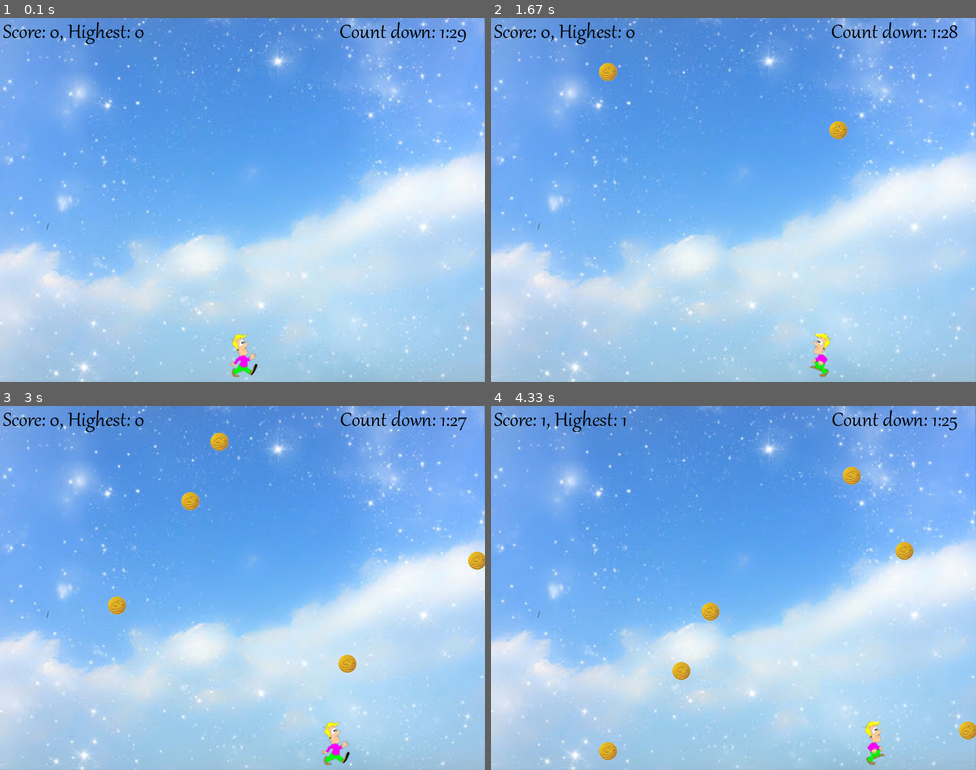
Above: before the commit, frames 1-4 (two rows, left to right).
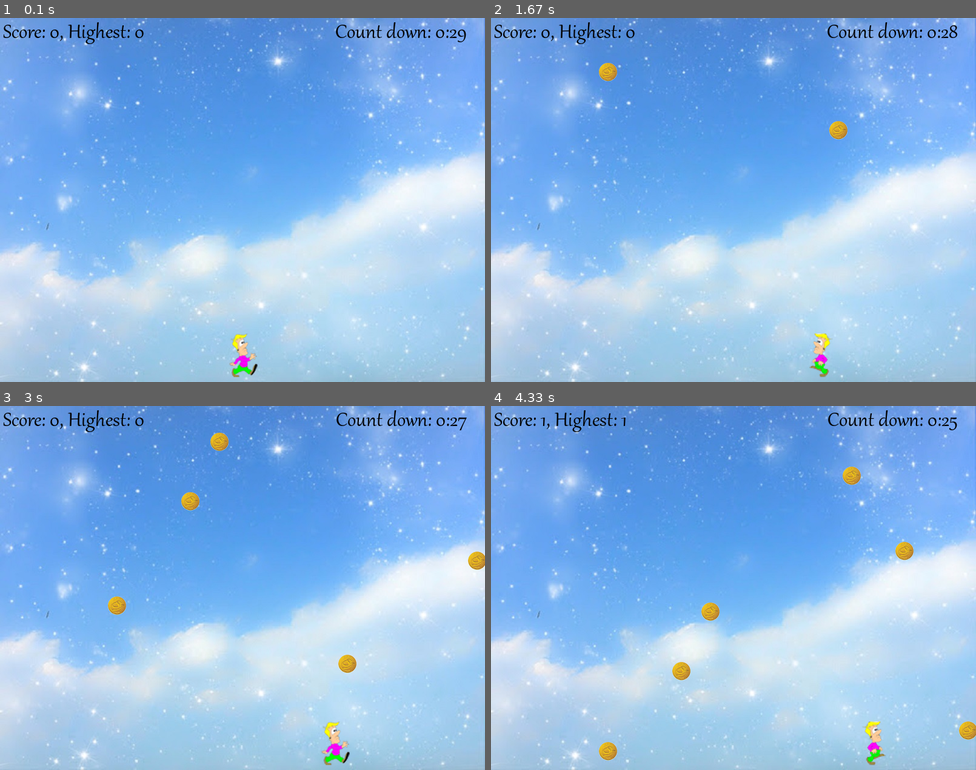
Above: after the commit, the same moments.

Repository: jay-pro/PythonRealWorldGames
Game: pygame game, started from Some/Game7_Catch_Cookie/Game7.py
Two runs of this game, one before a commit and one after it. Both use one fixed random seed, a clock stepped at 60 frames per second and the inputs below.
Inputs:
- Up to frame 1 (0.1 s): no input
- Up to frame 2 (1.67 s): hold Right 0.33-0.8 s; hold Right 0.83-1.3 s; hold Left from 1.33 s (still down)
- Up to frame 3 (3 s): release Left at 1.87 s; hold Left 1.9-2.3 s; hold Right 2.33-2.97 s
- Up to frame 4 (4.33 s): hold Left 3-3.47 s; hold Right 3.5-3.97 s; hold Right from 4 s (still down)

The runs differ from the first frame. In frame 1, 0.3% of the frame differs, in the area x 69-92%, y 1-6%; in frame 2, 0.3%; in frame 3, 0.3%; in frame 4, 0.3%.

Commit message:
Update Game7.py

Diff:
--- a/Some/Game7_Catch_Cookie/Game7.py
+++ b/Some/Game7_Catch_Cookie/Game7.py
@@ -57,7 +57,7 @@
         screen.blit(game_images['background'], (0,0))
 
 
-        countdown_text = 'Count down: ' + str((90000 - pygame.time.get_ticks()) // 60000) + ":" + str((90000 - pygame.time.get_ticks()) // 1000 % 60).zfill(2)
+        countdown_text = 'Count down: ' + str((30000 - pygame.time.get_ticks()) // 60000) + ":" + str((30000 - pygame.time.get_ticks()) // 1000 % 60).zfill(2)
         countdown_text = font.render(countdown_text, True, (0,0,0))
         countdown_rect = countdown_text.get_rect()
         countdown_rect.topright = [cfg.SCREENSIZE[0]-30, 5]
@@ -103,7 +103,7 @@
         score_rect.topleft = [5, 5]
         screen.blit(score_text, score_rect)
 
-        if pygame.time.get_ticks() >= 90000:
+        if pygame.time.get_ticks() >= 30000:
             break
 
         pygame.display.flip()
